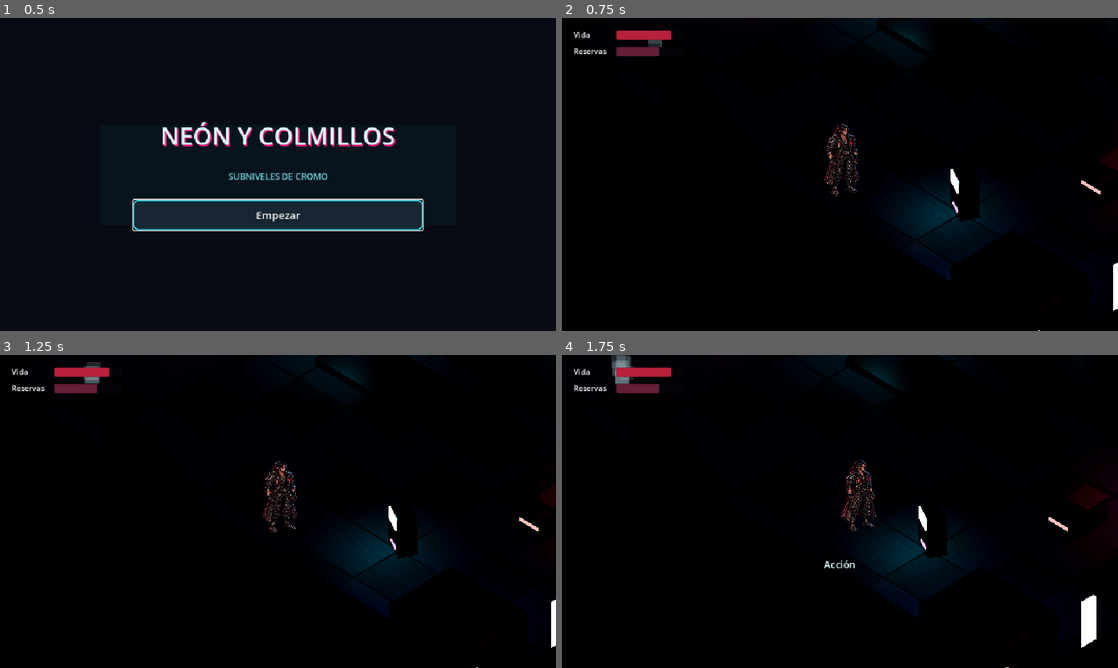
Above: before the commit, frames 1-4 (two rows, left to right).
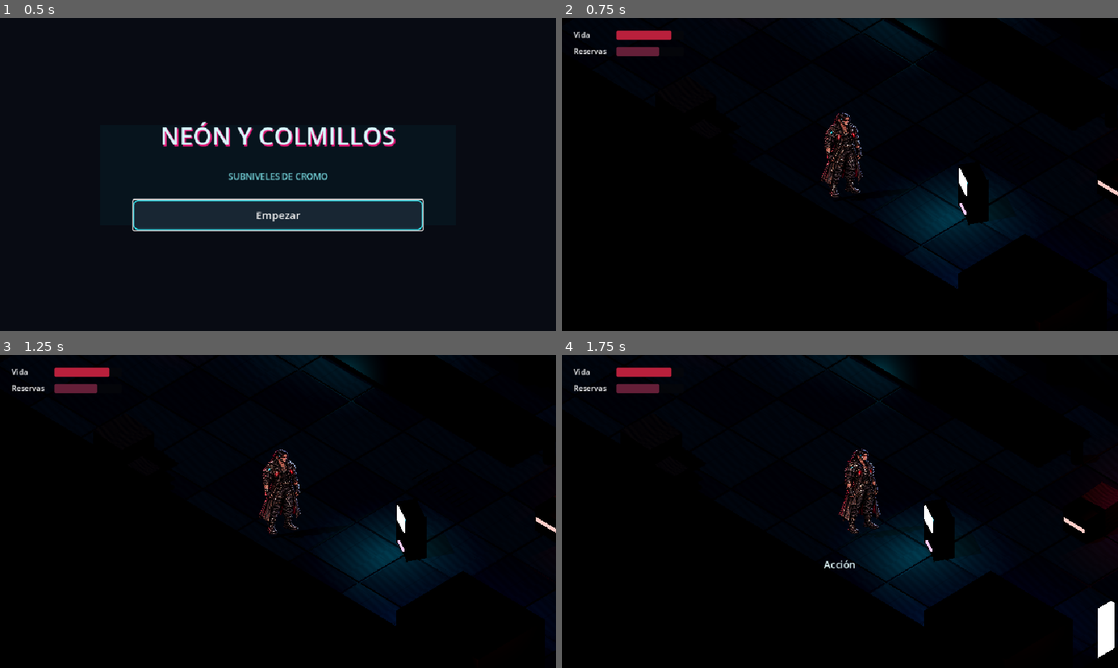
Above: after the commit, the same moments.

Repository: diroka77-pixel/neon-y-colmillos-juego
Game: Godot game, scene res://scenes/inicio.tscn
Same seed, same stepped clock (60 frames per second), same inputs: the game is played once before the commit and once after it.
Inputs (mouse positions are in pixels of both pictures, inside the frame that each line leads up to):
- Up to frame 1 (0.5 s): no input
- Up to frame 2 (0.75 s): click "Empezar" at 0.5 s
- Up to frame 3 (1.25 s): no input
- Up to frame 4 (1.75 s): tap Enter at 1.25 s; move the mouse to (962, 495) at 1.27 s; hold D (mover_derecha) from 1.28 s (still down); hold E (accion) from 1.28 s (still down); click (962, 495) at 1.42 s

Frame 1 is identical in both runs. In frame 2, 2.6% of the frame differs, in the area x 15-100%, y 0-100%; in frame 3, 2.7%; in frame 4, 3.6%, in the area x 8-100%, y 0-100%.

Commit message:
Mejorar integración visual de Diroka y legibilidad

Diff:
--- a/scripts/callejon.gd
+++ b/scripts/callejon.gd
@@ -24,7 +24,7 @@
 func _preparar_materiales() -> void:
 	metal_oscuro = _material(Color("111720"), 0.78, 0.46)
 	metal_medio = _material(Color("27333d"), 0.72, 0.38)
-	suelo_material = _material(Color("1b2730"), 0.48, 0.68)
+	suelo_material = _material(Color("273640"), 0.48, 0.62)
 	cian = _material_emisivo(Color("0c4854"), Color("22e4ee"), 3.0)
 	magenta = _material_emisivo(Color("53112f"), Color("f3268d"), 3.2)
 	rojo = _material_emisivo(Color("46121c"), Color("d8213d"), 2.4)
@@ -36,14 +36,14 @@
 	entorno.background_color = Color("04070d")
 	entorno.background_energy_multiplier = 0.7
 	entorno.ambient_light_source = Environment.AMBIENT_SOURCE_COLOR
-	entorno.ambient_light_color = Color("253346")
-	entorno.ambient_light_energy = 0.48
+	entorno.ambient_light_color = Color("344b5b")
+	entorno.ambient_light_energy = 0.68
 	entorno.reflected_light_source = Environment.REFLECTION_SOURCE_DISABLED
 	entorno.tonemap_mode = Environment.TONE_MAPPER_ACES
 	entorno.fog_enabled = true
 	entorno.fog_light_color = Color("152536")
-	entorno.fog_light_energy = 0.35
-	entorno.fog_density = 0.018
+	entorno.fog_light_energy = 0.28
+	entorno.fog_density = 0.010
 	entorno.fog_sky_affect = 0.0
 	var mundo := WorldEnvironment.new()
 	mundo.environment = entorno
@@ -52,7 +52,7 @@
 	var luna := DirectionalLight3D.new()
 	luna.rotation_degrees = Vector3(-58, -28, 0)
 	luna.light_color = Color("738aa8")
-	luna.light_energy = 0.42
+	luna.light_energy = 0.58
 	luna.shadow_enabled = true
 	luna.directional_shadow_max_distance = 28.0
 	add_child(luna)
@@ -93,7 +93,6 @@
 	_crear_charco(Vector3(-2.3, 0.012, 2.8), Vector2(3.3, 1.5), Color("1d5f72"))
 	_crear_charco(Vector3(5.8, 0.014, 1.2), Vector2(2.2, 1.0), Color("5a184b"))
 	_crear_desague(Vector3(1.6, 0.018, -1.8))
-	_crear_vapor(Vector3(-9.2, 0.1, 1.5))
 	_crear_vapor(Vector3(9.5, 0.1, -4.2))
 
 	_crear_luz(Vector3(-5.8, 3.0, -5.8), Color("27e7f1"), 2.7, 7.0, true)
--- a/scripts/camara_isometrica.gd
+++ b/scripts/camara_isometrica.gd
@@ -11,10 +11,10 @@
 	camara = Camera3D.new()
 	camara.name = "Camera3D"
 	camara.projection = Camera3D.PROJECTION_ORTHOGONAL
-	camara.size = 9.2
+	camara.size = 8.6
 	camara.near = 0.1
 	camara.far = 65.0
-	camara.position = Vector3(8.2, 9.6, 8.2)
+	camara.position = Vector3(7.8, 9.2, 7.8)
 	add_child(camara)
 	camara.look_at(Vector3(0, 0.95, 0), Vector3.UP)
 	camara.current = true
--- a/scripts/diroka.gd
+++ b/scripts/diroka.gd
@@ -24,6 +24,7 @@
 func _ready() -> void:
 	_construir_modelo()
 	_activar_sprite_canon()
+	_crear_sombra_contacto()
 
 
 func _physics_process(delta: float) -> void:
@@ -63,7 +64,7 @@
 		tiempo_paso += delta * 8.0
 		modelo.position.y = absf(sin(tiempo_paso)) * 0.035
 		if sprite_canon != null:
-			sprite_canon.position.y = 1.42 + absf(sin(tiempo_paso)) * 0.045
+			sprite_canon.position.y = 1.56 + absf(sin(tiempo_paso)) * 0.04
 			sprite_canon.rotation.z = sin(tiempo_paso) * 0.012
 		for i in range(brazos.size()):
 			brazos[i].rotation.x = sin(tiempo_paso + float(i) * PI) * 0.25
@@ -73,7 +74,7 @@
 		tiempo_paso += delta * 1.6
 		modelo.position.y = sin(tiempo_paso) * 0.012
 		if sprite_canon != null:
-			sprite_canon.position.y = 1.42 + sin(tiempo_paso) * 0.012
+			sprite_canon.position.y = 1.56 + sin(tiempo_paso) * 0.01
 			sprite_canon.rotation.z = lerp(sprite_canon.rotation.z, 0.0, delta * 6.0)
 		for brazo in brazos:
 			brazo.rotation.x = lerp(brazo.rotation.x, 0.0, delta * 6.0)
@@ -84,13 +85,37 @@
 	sprite_canon = Sprite3D.new()
 	sprite_canon.name = "DirokaCanon"
 	sprite_canon.texture = TEXTURAS_CANON[vista_actual]
-	sprite_canon.position = Vector3(0, 1.42, 0)
-	sprite_canon.pixel_size = 0.0043
+	sprite_canon.position = Vector3(0, 1.56, 0)
+	sprite_canon.pixel_size = 0.00475
 	sprite_canon.billboard = BaseMaterial3D.BILLBOARD_FIXED_Y
 	sprite_canon.shaded = false
 	sprite_canon.double_sided = true
 	sprite_canon.alpha_cut = SpriteBase3D.ALPHA_CUT_DISCARD
 	add_child(sprite_canon)
+
+
+func _crear_sombra_contacto() -> void:
+	var imagen := Image.create(64, 64, false, Image.FORMAT_RGBA8)
+	for y in range(64):
+		for x in range(64):
+			var dx := (float(x) - 31.5) / 31.5
+			var dy := (float(y) - 31.5) / 31.5
+			var distancia := sqrt(dx * dx + dy * dy)
+			var alfa := clampf(1.0 - distancia, 0.0, 1.0)
+			alfa = alfa * alfa * 0.48
+			imagen.set_pixel(x, y, Color(0.0, 0.0, 0.0, alfa))
+	var material := StandardMaterial3D.new()
+	material.albedo_texture = ImageTexture.create_from_image(imagen)
+	material.transparency = BaseMaterial3D.TRANSPARENCY_ALPHA
+	material.shading_mode = BaseMaterial3D.SHADING_MODE_UNSHADED
+	var plano := PlaneMesh.new()
+	plano.size = Vector2(1.35, 0.72)
+	plano.material = material
+	var sombra := MeshInstance3D.new()
+	sombra.name = "SombraContacto"
+	sombra.position.y = 0.045
+	sombra.mesh = plano
+	add_child(sombra)
 
 
 func _actualizar_vista(entrada: Vector2) -> void:
Not shown, changed: export_presets.cfg
Not shown, added: docs/ESTADO.md
Not shown, added: docs/LICENCIAS.md
Not shown, added: docs/PENDIENTES.md
